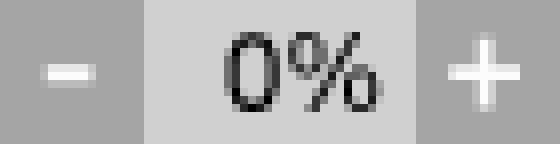
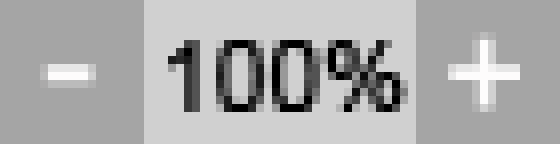
Layers edited between the first and the second 560×144 image:
renamed "0%" to "100%", painted on it over 168, 32, 408, 112
